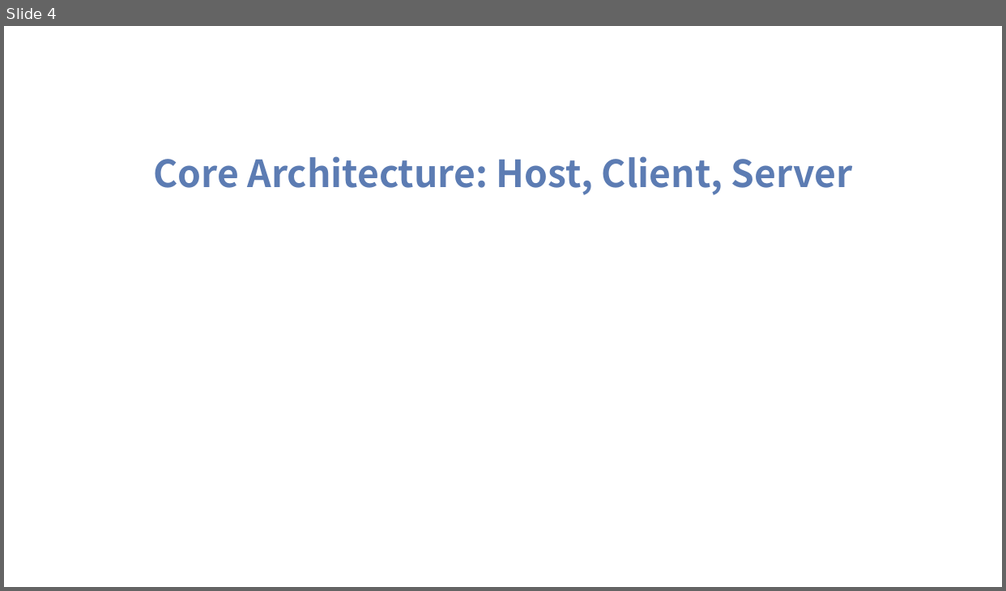
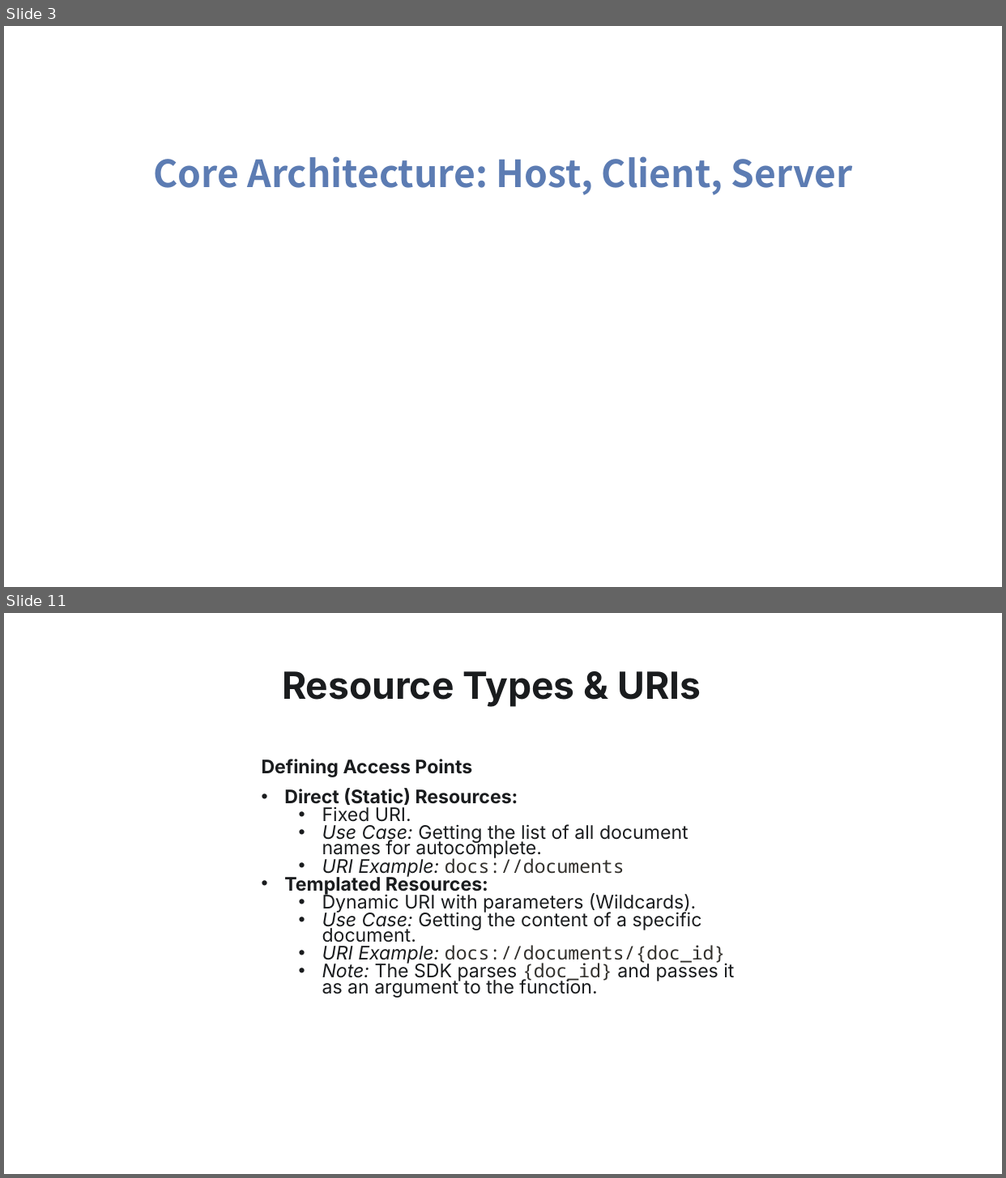
Before and after one commit to tniccum21/LLM_Class, a slide deck: Week10/Week10.pptx. Shown one above the other, each under a label of ours: slide 4 before the commit, slides 3 and 11 after it; the slides between them are not shown. The pictures are 1006x591 and 1006x1178 pixels, drawn with LibreOffice and Linux fonts; fonts in the diff are those of the drawing; background and template pictures are left out. Boxes give left, top, right and bottom in pixels: in the first picture for what was removed or moved away, otherwise in the second. Text is boxed around its words. In the diff, an @@ line names an element or a change of style, - is before the commit and + after.

```diff
--- a/Week10/Week10.pptx
+++ b/Week10/Week10.pptx
@@ slide 11 added at (4,613,1002,1174), background picture (left out) @@
@@ text added at (282,671,701,707), 36 pt, text #1A1C1E, bold @@
+Resource Types & URIs
@@ text added at (262,759,734,998), 18 pt, text #1A1C1E @@
+Defining Access Points
+• Direct (Static) Resources:
+  • Fixed URI.
+  • Use Case: Getting the list of all document names for autocomplete.
+  • URI Example: docs://documents
+• Templated Resources:
+  • Dynamic URI with parameters (Wildcards).
+  • Use Case: Getting the content of a specific document.
+  • URI Example: docs://documents/{doc_id}
+  • Note: The SDK parses {doc_id} and passes it as an argument to the function.
@@ what was slide 4 is now slide 3 @@
```
Also in this commit, not shown: 1 slide changed, 32 other slides added, 11 slides removed, 11 other files.
